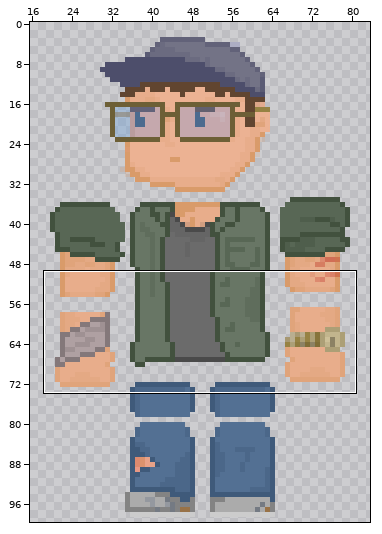
Two states of a sprite sheet, source/Assets/_General/Player/sprites/Body/mainChar.png. Above: a wide view before the commit, with the close-up outlined.
Close-up. Before the commit:
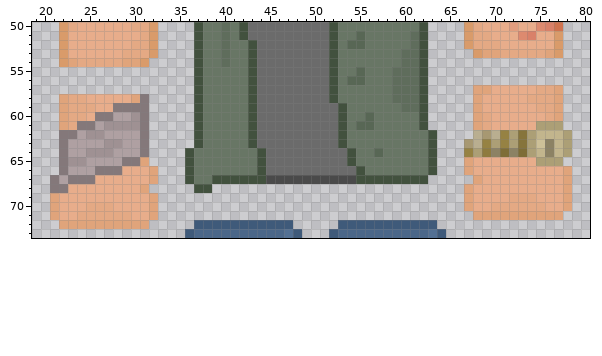
The file is 100x100 pixels. Colours within 5 levels of each other are drawn and written as one. Shown: x 19..80, y 50..73. The wide view leaves out empty margins.
And afterwards:
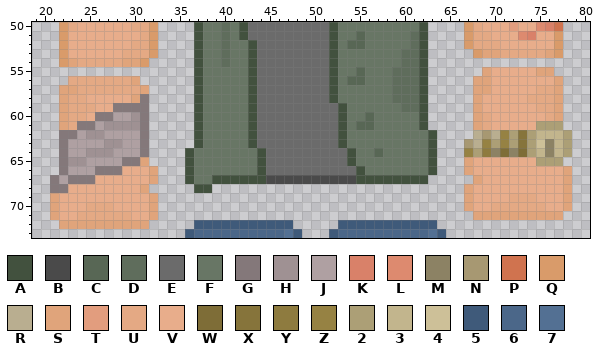
Palette (. is transparent): A #42513e  B #4a4a4a  C #586755  D #5f6d5c  E #6b6b6b  F #687665  G #84787a  H #9f9193  J #afa0a2  K #d98169  L #dd8a6f  M #8c8264  N #a79872  P #d0734f  Q #d99b6a  R #b9ae90  S #e0a47b  T #e29d7e  U #e4a984  V #e8ad8b  W #7e6d37  X #86743b  Y #8e7b3f  Z #968243  2 #ac9f76  3 #c2b58d  4 #cdc098  5 #3f5a7a  6 #4b6789  7 #537093
Diff:
@@ x 19..80 @@
 54 ...QSUUUUUSSQ.....AFFDFFAEEEEEEEEAFFFFFFFDDA..................
-55 ..................AFFFFFAEEEEEEEEAFFCFFFDDDA..................
-56 ..................AFFFFFAEEEEEEEEAFCCFFFDDDA..................
-57 ..................AFFFFFAEEEEEEEEAFFFFFFDDDA.....SSVVVVVUUS...
+55 ..................AFFFFFAEEEEEEEEAFFCFFFDDDA......SVVVVVSS....
+56 ....UUUUUUUS......AFFFFFAEEEEEEEEAFCCFFFDDDA.....SSVVVVVVVS...
+57 ...SSUUUUUUUS.....AFFFFFAEEEEEEEEAFFFFFFDDDA.....SSVVVVVUUS...
 58 ...SUUVVVVVSG.....AFFFFFAEEEEEEEEAFFFFFFDDDA.....SVVVVVUUUS...
